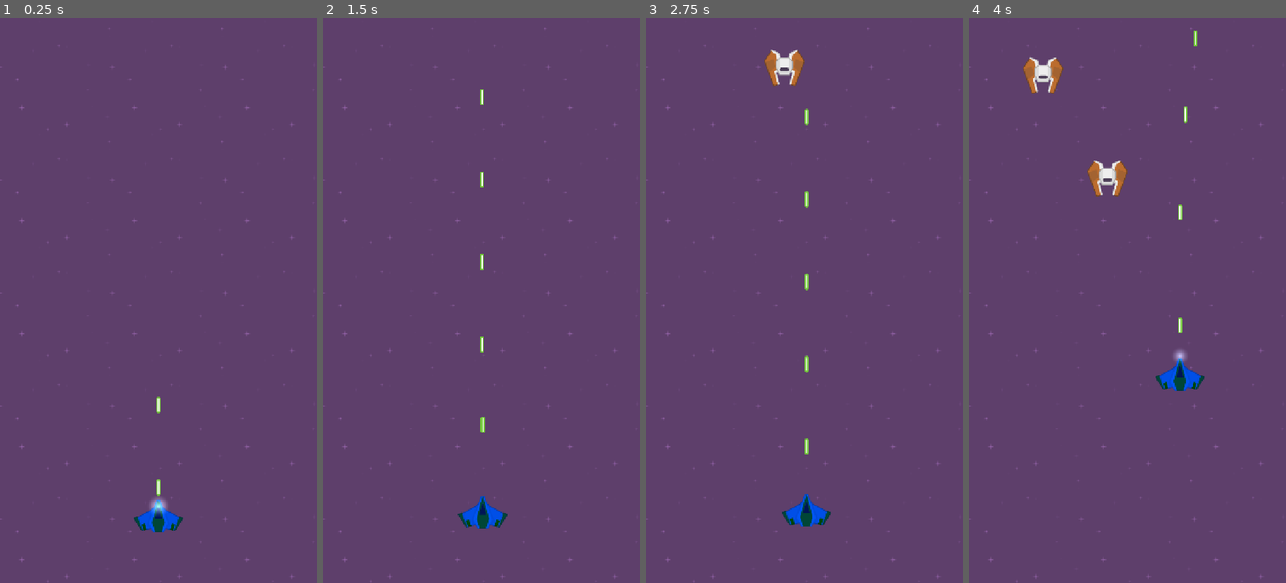
Above: before the commit, frames 1-4 (left to right).
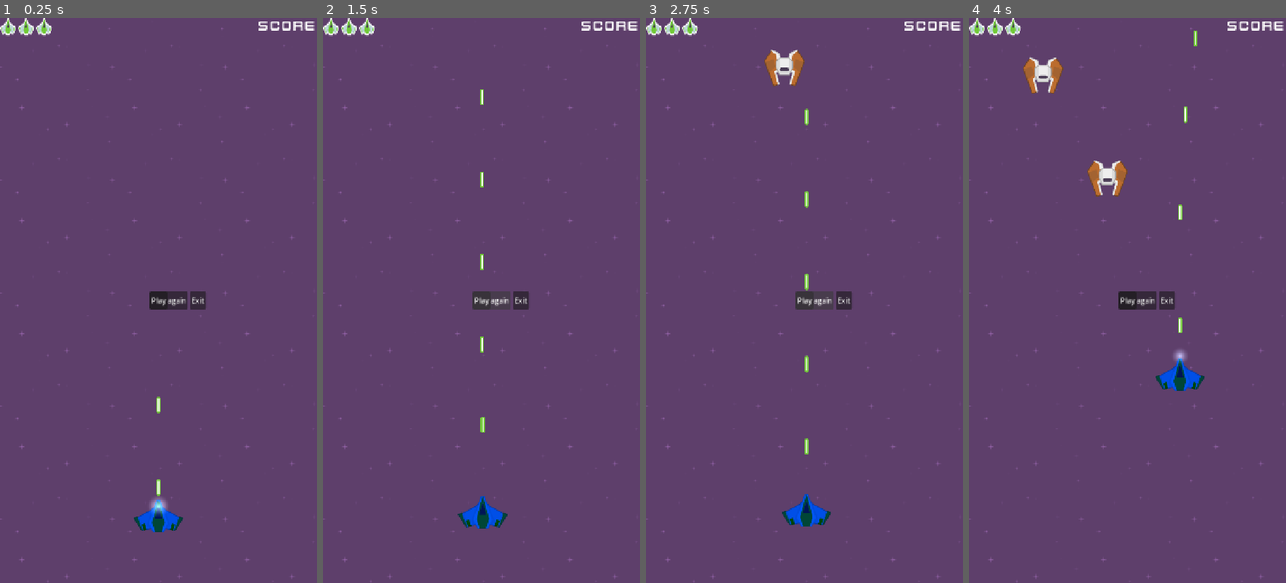
Above: after the commit, the same moments.

Repository: sf-cuestas/TD1_godot
Game: Godot game, scene res://Scenes/main.tscn
Two runs of this game, one before a commit and one after it. Both use one fixed random seed, a clock stepped at 60 frames per second and the inputs below.
Inputs (mouse positions are in pixels of both pictures, inside the frame that each line leads up to):
- Up to frame 1 (0.25 s): no input
- Up to frame 2 (1.5 s): click (491, 300) at 0.5 s, where only the run after the commit has a clickable "Play again"; click (491, 300) at 1.25 s, where only the run after the commit has a clickable "Play again"
- Up to frame 3 (2.75 s): click (814, 300) at 2 s, where only the run after the commit has a clickable "Play again"
- Up to frame 4 (4 s): move the mouse to (1197, 272) at 2.77 s; press the mouse at (1197, 272) at 2.78 s; hold Right (move_right) 2.78-3.53 s; move the mouse to (1064, 328) at 3.52 s; release the mouse at (1064, 328) at 3.53 s; hold Down (move_down) from 3.53 s (still down); click (1064, 328) at 3.6 s

The runs differ from the first frame. In frame 1, 1.0% of the frame differs, in the area x 0-100%, y 0-52%; in frame 2, 1.0%; in frame 3, 1.0%; in frame 4, 1.0%.

Commit message:
score change added

Diff:
--- a/Scenes/enemy.tscn
+++ b/Scenes/enemy.tscn
@@ -1,6 +1,6 @@
 [gd_scene format=3 uid="uid://bmebsoaa78f2c"]
 
-[ext_resource type="Script" uid="uid://cyvjo5lka522d" path="res://enemy.gd" id="1_1f0kj"]
+[ext_resource type="Script" uid="uid://cyvjo5lka522d" path="res://Scripts/enemy.gd" id="1_1f0kj"]
 [ext_resource type="PackedScene" path="res://Effects/explosion.tscn" id="2_287tu"]
 [ext_resource type="Texture2D" uid="uid://ca513f5s5u4ji" path="res://KennyAssets/SpaceShooterRedux/Enemies/enemyRed1.png" id="2_afpow"]
 
--- /dev/null
+++ b/Scenes/hud.gd
@@ -0,0 +1,17 @@
+extends CanvasLayer
+
+@export var scoreLabel: Label
+
+# Called when the node enters the scene tree for the first time.
+func _ready() -> void:
+	GameManager.score_changed.connect(_on_score_change)
+	pass # Replace with function body.
+
+
+# Called every frame. 'delta' is the elapsed time since the previous frame.
+func _process(delta: float) -> void:
+	pass
+
+func _on_score_change(score:int) -> void:
+	scoreLabel.text = str(score)
+	pass
--- /dev/null
+++ b/Scenes/hud.tscn
@@ -0,0 +1,66 @@
+[gd_scene format=3 uid="uid://bb830e54nxi8f"]
+
+[ext_resource type="Script" uid="uid://cn7fnnm1wlcis" path="res://Scenes/hud.gd" id="1_bjfho"]
+[ext_resource type="FontFile" uid="uid://kebcj1dqllk2" path="res://KennyAssets/SpaceShooterRedux/Bonus/kenvector_future.ttf" id="1_fccik"]
+[ext_resource type="Texture2D" uid="uid://ihvf2ykylsg1" path="res://KennyAssets/SpaceShooterRedux/UI/playerLife2_green.png" id="2_bjfho"]
+
+[sub_resource type="LabelSettings" id="LabelSettings_bjfho"]
+font = ExtResource("1_fccik")
+font_size = 32
+outline_color = Color(0, 0.8343982, 0, 1)
+
+[node name="HUD" type="CanvasLayer" unique_id=1917391472 node_paths=PackedStringArray("scoreLabel")]
+script = ExtResource("1_bjfho")
+scoreLabel = NodePath("Label")
+
+[node name="Label" type="Label" parent="." unique_id=870550541]
+anchors_preset = 1
+anchor_left = 1.0
+anchor_right = 1.0
+offset_left = -40.0
+offset_bottom = 23.0
+grow_horizontal = 0
+text = "Score"
+label_settings = SubResource("LabelSettings_bjfho")
+
+[node name="HBoxContainer" type="HBoxContainer" parent="." unique_id=990150486]
+offset_right = 40.0
+offset_bottom = 40.0
+
+[node name="TextureRect" type="TextureRect" parent="HBoxContainer" unique_id=1924149791]
+layout_mode = 2
+texture = ExtResource("2_bjfho")
+
+[node name="TextureRect2" type="TextureRect" parent="HBoxContainer" unique_id=2022975859]
+layout_mode = 2
+texture = ExtResource("2_bjfho")
+
+[node name="TextureRect3" type="TextureRect" parent="HBoxContainer" unique_id=242494502]
+layout_mode = 2
+texture = ExtResource("2_bjfho")
+
+[node name="Panel" type="Panel" parent="." unique_id=2103418588]
+anchors_preset = 8
+anchor_left = 0.5
+anchor_top = 0.5
+anchor_right = 0.5
+anchor_bottom = 0.5
+offset_left = -20.0
+offset_top = -20.0
+offset_right = 20.0
+offset_bottom = 20.0
+grow_horizontal = 2
+grow_vertical = 2
+
+[node name="HBoxContainer" type="HBoxContainer" parent="Panel" unique_id=120923611]
+layout_mode = 0
+offset_right = 40.0
+offset_bottom = 40.0
+
+[node name="playAgainButton" type="Button" parent="Panel/HBoxContainer" unique_id=561222155]
+layout_mode = 2
+text = "Play again"
+
+[node name="exitButton" type="Button" parent="Panel/HBoxContainer" unique_id=2036723771]
+layout_mode = 2
+text = "Exit"
--- a/Scenes/main.tscn
+++ b/Scenes/main.tscn
@@ -3,6 +3,7 @@
 [ext_resource type="Texture2D" uid="uid://dtnl7mrf7dbqe" path="res://KennyAssets/SpaceShooterRedux/Backgrounds/purple.png" id="1_bo1nx"]
 [ext_resource type="PackedScene" uid="uid://cimach44tu7v8" path="res://Scenes/player.tscn" id="2_bo1nx"]
 [ext_resource type="PackedScene" uid="uid://dfmwg5erisofx" path="res://Scenes/enemy_spawner.tscn" id="3_8gbba"]
+[ext_resource type="PackedScene" uid="uid://bb830e54nxi8f" path="res://Scenes/hud.tscn" id="4_jjvhh"]
 
 [node name="Main" type="Node2D" unique_id=1429384899]
 
@@ -19,3 +20,5 @@
 
 [node name="enemy_spawner" parent="." unique_id=1602411156 instance=ExtResource("3_8gbba")]
 position = Vector2(0, -688)
+
+[node name="HUD" parent="." unique_id=1917391472 instance=ExtResource("4_jjvhh")]
--- a/enemy.gd
+++ b/Scripts/enemy.gd
@@ -10,6 +10,8 @@
 
 @export var knockback_force: float = 400
 @export var knockback_recovery: float = 2000
+
+@export var score_point: int = 1
 
 var velocity: Vector2 = Vector2.DOWN
 var life: int = 2
@@ -39,6 +41,7 @@
 	if life == 0:
 		var explosion: Node2D = explotion_fx.instantiate()
 		explosion.global_position = global_position
+		GameManager.add_score(score_point)
 		get_tree().current_scene.add_child(explosion)
 		queue_free()
 
--- /dev/null
+++ b/Scripts/game_manager.gd
@@ -0,0 +1,35 @@
+extends Node
+
+@export var globalScore: int = 0
+
+
+# Called when the node enters the scene tree for the first time.
+func _ready() -> void:
+	pass # Replace with function body.
+
+
+# Called every frame. 'delta' is the elapsed time since the previous frame.
+func _process(delta: float) -> void:
+	pass
+
+signal score_changed(score: int)
+signal player_life_changed(life: int)
+signal game_over()
+
+func add_score(score: int) -> void:
+	globalScore += score
+	score_changed.emit(globalScore)
+
+func player_life_change(life: int) -> void:
+	player_life_changed.emit(life)
+	if life == 0:
+		trigger_game_over()
+
+func trigger_game_over() -> void:
+	get_tree().paused = true
+	game_over.emit()
+
+func restart() -> void:
+	globalScore = 0
+	get_tree().paused = false
+	get_tree().reload_current_scene.call_deferred()
--- a/Scripts/player.gd
+++ b/Scripts/player.gd
@@ -43,6 +43,5 @@
 
 func take_damage(amount: int) -> void:
 	life -= amount
-	if life == 0:
-		get_tree().reload_current_scene.call_deferred()
+	GameManager.player_life_change(life)
 	pass
--- a/project.godot
+++ b/project.godot
@@ -14,6 +14,10 @@
 run/main_scene="uid://c8ygx72rfapki"
 config/features=PackedStringArray("4.6", "GL Compatibility")
 config/icon="res://icon.svg"
+
+[autoload]
+
+GameManager="*uid://cms5ihm8mpp5y"
 
 [debug]
 
Not shown, added: Scenes/hud.gd.uid
Renamed: enemy.gd.uid -> Scripts/enemy.gd.uid
Not shown, added: Scripts/game_manager.gd.uid
